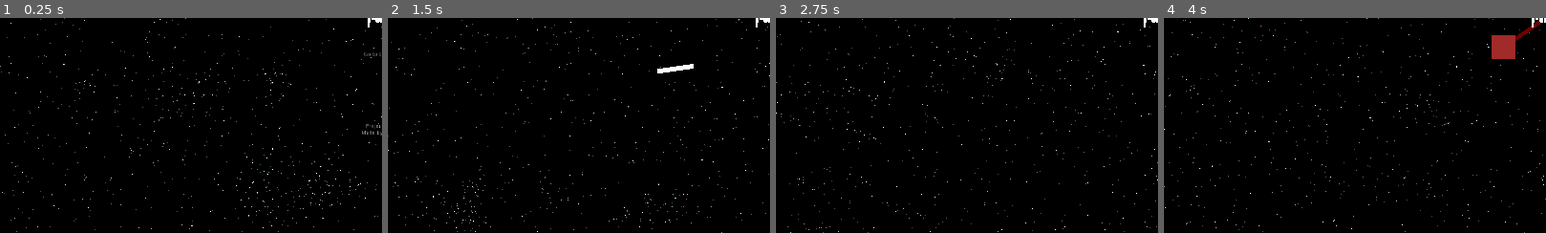
Above: before the commit, frames 1-4 (left to right).
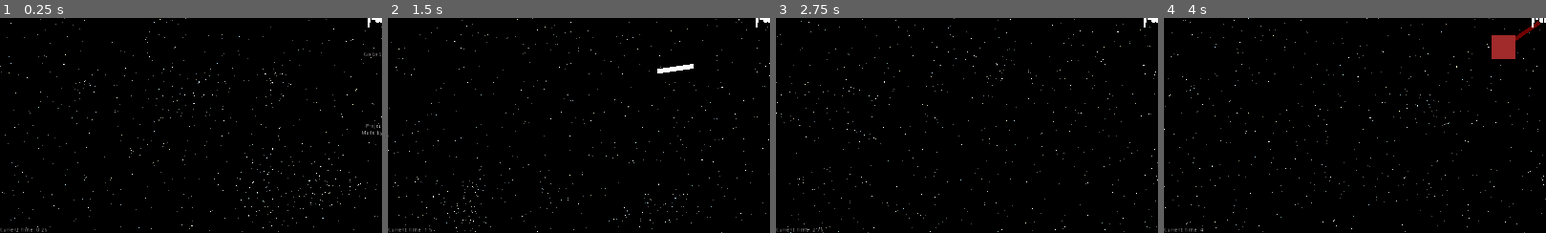
Above: after the commit, the same moments.

Repository: lajollagamesclub/project-mark
Game: Godot game, scene res://Main.tscn
Same seed, same stepped clock (60 frames per second), same inputs: the game is played once before the commit and once after it. The engine's default icon, where the game draws it, is replaced by a stand-in: a white triangle on a blue panel in a dark square.
Inputs (mouse positions are % of the whole screen's width and height, from its top left):
- Up to frame 1 (0.25 s): no input
- Up to frame 2 (1.5 s): move the mouse to (72, 45) at 0.52 s; hold E (g_dash_right) 0.53-1.28 s; click (72, 45) at 0.6 s; move the mouse to (30, 55) at 1.27 s; hold S (g_down) from 1.28 s (still down); click (30, 55) at 1.35 s
- Up to frame 3 (2.75 s): move the mouse to (60, 28) at 2.02 s; release S (g_down) at 2.03 s; hold E (g_dash_right) from 2.03 s (still down); click (60, 28) at 2.1 s
- Up to frame 4 (4 s): move the mouse to (45, 70) at 2.77 s; release E (g_dash_right) at 2.78 s; hold W (g_up) 2.78-3.53 s; click (45, 70) at 2.85 s; move the mouse to (80, 65) at 3.52 s; hold Q (g_dash_left) from 3.53 s (still down); click (80, 65) at 3.6 s
The pictures show only the part of the screen within x 0-50%, y 50-100%; the shares and areas given below are measured in that part.

The runs differ from the first frame. In frame 1, less than 0.1% of the frame differs, in the area x 0-13%, y 97-100%; in frame 2, less than 0.1%; in frame 3, less than 0.1%; in frame 4, less than 0.1%.

Commit message:
Add game logic

Diff:
--- a/src/Bullet.tscn
+++ b/src/Bullet.tscn
@@ -6,7 +6,7 @@
 extents = Vector2( 46, 6 )
 
 [node name="Bullet" type="Area2D"]
-position = Vector2( 107240, 0 )
+position = Vector2( 131827, 0 )
 script = ExtResource( 1 )
 size = Vector2( 46, 6 )
 speed = 1800.0
--- /dev/null
+++ b/src/CurTimeLabel.gd
@@ -0,0 +1,6 @@
+extends Label
+
+const game_state = preload("res://game_state.tres")
+
+func _process(delta):
+	text = str("Current Time: ", game_state.time)
--- a/src/Enemy.gd
+++ b/src/Enemy.gd
@@ -16,6 +16,11 @@
 
 	move_and_slide(velocity, Vector2(), false, 4, 0.78, false)
 
+	for c in range(get_slide_count()):
+		var collision = get_slide_collision(c)
+		if collision.collider.is_in_group("player"):
+			get_tree().change_scene("res://GameOver.tscn")
+
 func hit():
 	queue_free()
 	emit_signal("dead")
--- /dev/null
+++ b/src/GameOver.tscn
@@ -0,0 +1,25 @@
+[gd_scene load_steps=3 format=2]
+
+[ext_resource path="res://TimeLabel.gd" type="Script" id=1]
+[ext_resource path="res://ReloadButton.gd" type="Script" id=2]
+
+[node name="GameOver" type="Node2D"]
+
+[node name="UI" type="CanvasLayer" parent="."]
+
+[node name="TimeLabel" type="Label" parent="UI"]
+anchor_right = 1.0
+anchor_bottom = 1.0
+text = "Time: "
+align = 1
+valign = 1
+script = ExtResource( 1 )
+
+[node name="ReloadButton" type="Button" parent="UI"]
+anchor_top = 1.0
+anchor_right = 1.0
+anchor_bottom = 1.0
+margin_top = -216.0
+text = "Reload"
+script = ExtResource( 2 )
+[connection signal="pressed" from="UI/ReloadButton" to="UI/ReloadButton" method="_on_ReloadButton_pressed"]
--- /dev/null
+++ b/src/Main.gd
@@ -0,0 +1,6 @@
+extends Node2D
+
+const game_state = preload("res://game_state.tres")
+
+func _process(delta):
+	game_state.time += delta
--- a/src/Main.tscn
+++ b/src/Main.tscn
@@ -1,34 +1,37 @@
-[gd_scene load_steps=13 format=2]
+[gd_scene load_steps=15 format=2]
 
-[ext_resource path="res://StarsPerformanceSwitcher.gd" type="Script" id=1]
-[ext_resource path="res://StarryBackground.tscn" type="PackedScene" id=2]
-[ext_resource path="res://StarryBackground.shader" type="Shader" id=3]
-[ext_resource path="res://icon.png" type="Texture" id=4]
-[ext_resource path="res://Player.tscn" type="PackedScene" id=5]
-[ext_resource path="res://AsteroidSpawner.tscn" type="PackedScene" id=6]
-[ext_resource path="res://Asteroid.tscn" type="PackedScene" id=7]
-[ext_resource path="res://Enemy.tscn" type="PackedScene" id=8]
-[ext_resource path="res://theme.tres" type="Theme" id=9]
-[ext_resource path="res://ProgressBar.gd" type="Script" id=10]
+[ext_resource path="res://Main.gd" type="Script" id=1]
+[ext_resource path="res://StarsPerformanceSwitcher.gd" type="Script" id=2]
+[ext_resource path="res://StarryBackground.tscn" type="PackedScene" id=3]
+[ext_resource path="res://StarryBackground.shader" type="Shader" id=4]
+[ext_resource path="res://icon.png" type="Texture" id=5]
+[ext_resource path="res://Player.tscn" type="PackedScene" id=6]
+[ext_resource path="res://AsteroidSpawner.tscn" type="PackedScene" id=7]
+[ext_resource path="res://Asteroid.tscn" type="PackedScene" id=8]
+[ext_resource path="res://Enemy.tscn" type="PackedScene" id=9]
+[ext_resource path="res://theme.tres" type="Theme" id=10]
+[ext_resource path="res://ProgressBar.gd" type="Script" id=11]
+[ext_resource path="res://CurTimeLabel.gd" type="Script" id=12]
 
 [sub_resource type="ShaderMaterial" id=1]
-shader = ExtResource( 3 )
+shader = ExtResource( 4 )
 shader_param/global_transform = Transform2D( 1, 0, 0, 1, 0, 0 )
 shader_param/offset = Vector2( 800, 300 )
 shader_param/relative_motion = 1.2
 shader_param/star_size = 2.7
 
 [sub_resource type="ShaderMaterial" id=2]
-shader = ExtResource( 3 )
+shader = ExtResource( 4 )
 shader_param/global_transform = Transform2D( 1, 0, 0, 1, 0, 0 )
 shader_param/offset = Vector2( 1500, 700 )
 shader_param/relative_motion = 1.4
 shader_param/star_size = 2.7
 
 [node name="Main" type="Node2D"]
+script = ExtResource( 1 )
 
 [node name="StarsPerformanceSwitcher" type="Node2D" parent="."]
-script = ExtResource( 1 )
+script = ExtResource( 2 )
 
 [node name="LowPerformanceStars" type="Node2D" parent="StarsPerformanceSwitcher"]
 visible = false
@@ -97,7 +100,14 @@
 modulate = Color( 1, 1, 1, 0.501961 )
 anchor_right = 1.0
 margin_bottom = 69.0
-theme = ExtResource( 9 )
+theme = ExtResource( 10 )
 value = 50.0
 percent_visible = false
-script = ExtResource( 10 )
+script = ExtResource( 11 )
+
+[node name="CurTimeLabel" type="Label" parent="UI"]
+anchor_top = 1.0
+anchor_bottom = 1.0
+margin_top = -14.0
+margin_right = 40.0
+script = ExtResource( 12 )
--- a/src/Player.tscn
+++ b/src/Player.tscn
@@ -7,7 +7,9 @@
 [sub_resource type="CircleShape2D" id=1]
 radius = 171.606
 
-[node name="Player" type="KinematicBody2D"]
+[node name="Player" type="KinematicBody2D" groups=[
+"player",
+]]
 script = ExtResource( 1 )
 
 [node name="ColorRect" type="ColorRect" parent="."]
--- /dev/null
+++ b/src/ReloadButton.gd
@@ -0,0 +1,7 @@
+extends Button
+
+const game_state = preload("res://game_state.tres")
+
+func _on_ReloadButton_pressed():
+	game_state.time = 0.0
+	get_tree().change_scene("res://Main.tscn")
--- /dev/null
+++ b/src/TimeLabel.gd
@@ -0,0 +1,6 @@
+extends Label
+
+const game_state = preload("res://game_state.tres")
+
+func _ready():
+	text = str("Time: ", game_state.time)
--- /dev/null
+++ b/src/game_state.gd
@@ -0,0 +1,3 @@
+extends Resource
+
+var time: float = 0.0
--- /dev/null
+++ b/src/game_state.tres
@@ -0,0 +1,6 @@
+[gd_resource type="Resource" load_steps=2 format=2]
+
+[ext_resource path="res://game_state.gd" type="Script" id=1]
+
+[resource]
+script = ExtResource( 1 )
Not shown: 2 places in src/Main.tscn that only renumber resources
